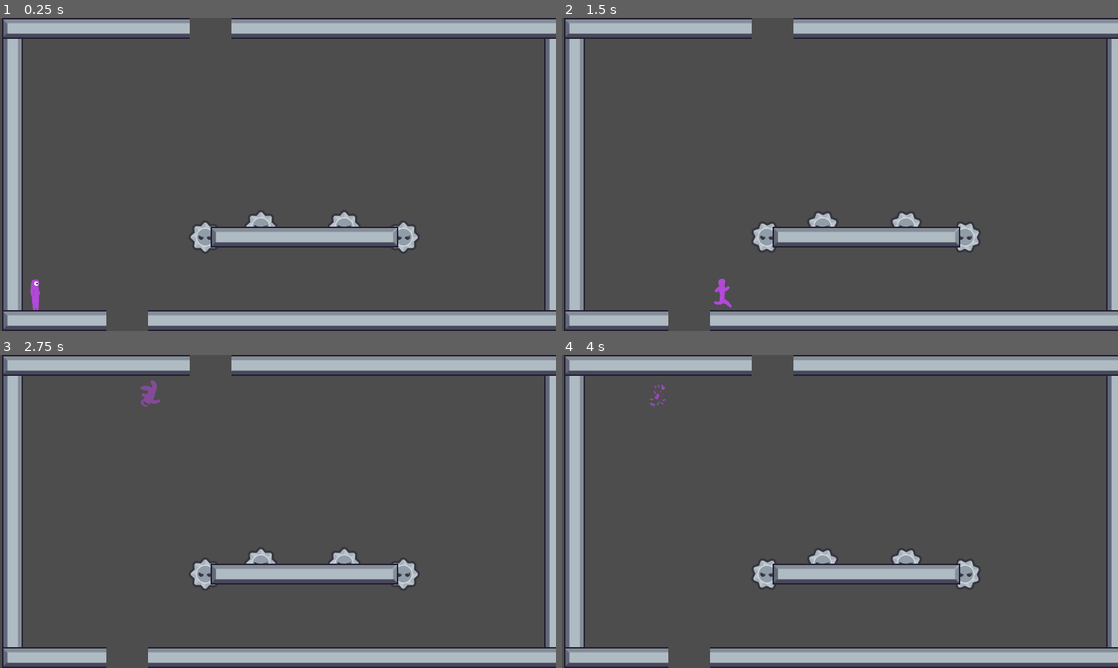
Above: before the commit, frames 1-4 (two rows, left to right).
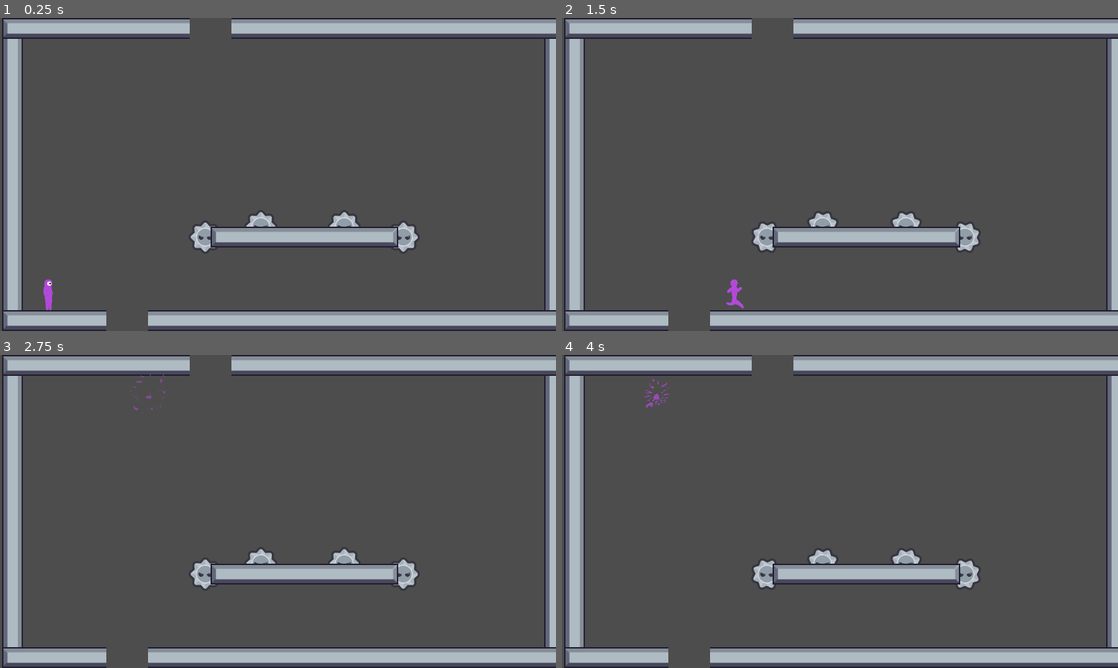
Above: after the commit, the same moments.

Repository: SullKanaeru/space-platform-game
Game: Godot game, scene res://scenes/main.tscn
The game is run twice, just before and just after one commit, with the same random seed, the same clock (stepped at 60 frames per second) and the same inputs.
Inputs:
- Up to frame 1 (0.25 s): no input
- Up to frame 2 (1.5 s): hold D (right) from 0.53 s (still down); tap Space (jump) at 0.6, 0.77, 1.07, 1.35 s
- Up to frame 3 (2.75 s): tap Space (jump) at 1.52, 1.82, 2.1 s; release D (right) at 2.03 s; hold A (left) from 2.03 s (still down)
- Up to frame 4 (4 s): release A (left) at 2.78 s; hold D (right) from 2.78 s (still down); tap Space (jump) at 2.85, 3.02, 3.32, 3.6, 3.77 s

The runs differ from the first frame. In frame 1, 0.3% of the frame differs, in the area x 5-10%, y 83-94%; in frame 2, 0.2%; in frame 3, 0.2%; in frame 4, 0.1%.

Commit message:
Update character's asstes

Diff:
--- a/scenes/player.tscn
+++ b/scenes/player.tscn
@@ -1,47 +1,79 @@
-[gd_scene load_steps=40 format=3 uid="uid://bjlmikrv2rnd2"]
+[gd_scene load_steps=49 format=3 uid="uid://bjlmikrv2rnd2"]
 
 [ext_resource type="Script" uid="uid://e2g28tw7s7wo" path="res://scripts/player.gd" id="1_qlg0r"]
-[ext_resource type="Texture2D" uid="uid://vjvfqcxkb0px" path="res://assets/images/Characters/die/01.png" id="2_cs1tg"]
-[ext_resource type="Texture2D" uid="uid://bp8dg8mprwwdn" path="res://assets/images/Characters/die/02.png" id="3_2dvfe"]
-[ext_resource type="Texture2D" uid="uid://ds81vnjoyarte" path="res://assets/images/Characters/idle/01.png" id="3_a8ls1"]
-[ext_resource type="Texture2D" uid="uid://5uwb3tvkxld0" path="res://assets/images/Characters/die/03.png" id="4_giy8y"]
-[ext_resource type="Texture2D" uid="uid://bflcyce105a7a" path="res://assets/images/Characters/idle/02.png" id="4_qfm1y"]
-[ext_resource type="Texture2D" uid="uid://to7yi31g1sbg" path="res://assets/images/Characters/die/04.png" id="5_fdfoy"]
-[ext_resource type="Texture2D" uid="uid://beljjvaoa7jqn" path="res://assets/images/Characters/idle/03.png" id="5_fulsm"]
-[ext_resource type="Texture2D" uid="uid://dsv1pgco36guo" path="res://assets/images/Characters/idle/04.png" id="6_4r5pv"]
-[ext_resource type="Texture2D" uid="uid://dbogbuwxi4bgf" path="res://assets/images/Characters/die/05.png" id="6_hhpqf"]
-[ext_resource type="Texture2D" uid="uid://cvu4gmpi13ron" path="res://assets/images/Characters/idle/05.png" id="7_60mlk"]
-[ext_resource type="Texture2D" uid="uid://cf5vkit368pjs" path="res://assets/images/Characters/die/06.png" id="7_g5jhy"]
-[ext_resource type="Texture2D" uid="uid://hhbgeo64iokj" path="res://assets/images/Characters/die/07.png" id="8_holxr"]
-[ext_resource type="Texture2D" uid="uid://degfq20dmh8nv" path="res://assets/images/Characters/idle/06.png" id="8_i4ail"]
-[ext_resource type="Texture2D" uid="uid://cjr6sr4niy8pr" path="res://assets/images/Characters/idle/07.png" id="9_a38lo"]
-[ext_resource type="Texture2D" uid="uid://db8ffpln06h32" path="res://assets/images/Characters/die/08.png" id="9_mx1m4"]
-[ext_resource type="Texture2D" uid="uid://bw18q1y3b2dua" path="res://assets/images/Characters/die/09.png" id="10_4gjji"]
-[ext_resource type="Texture2D" uid="uid://dwfwk6ya2o52u" path="res://assets/images/Characters/idle/08.png" id="10_4ni07"]
-[ext_resource type="Texture2D" uid="uid://bokv264jfgdpm" path="res://assets/images/Characters/run/01.png" id="11_l71n6"]
-[ext_resource type="Texture2D" uid="uid://bv2jd1ixfkqym" path="res://assets/images/Characters/die/10.png" id="11_u2ulf"]
-[ext_resource type="Texture2D" uid="uid://gobdtqi037q6" path="res://assets/images/Characters/die/11.png" id="12_6e8lb"]
-[ext_resource type="Texture2D" uid="uid://cq0ks7yj3j81q" path="res://assets/images/Characters/run/02.png" id="12_ke2ow"]
-[ext_resource type="Texture2D" uid="uid://2pthw0x4rd1u" path="res://assets/images/Characters/die/12.png" id="13_2gdjj"]
-[ext_resource type="Texture2D" uid="uid://cbhwtgoqann2c" path="res://assets/images/Characters/die/13.png" id="14_sc3ue"]
-[ext_resource type="Texture2D" uid="uid://baf3vcn5v1we3" path="res://assets/images/Characters/die/14.png" id="15_lxlsd"]
-[ext_resource type="Texture2D" uid="uid://cyke3fb5o5cun" path="res://assets/images/Characters/run/06.png" id="16_dt7fs"]
-[ext_resource type="Texture2D" uid="uid://dkb7exl5mtne" path="res://assets/images/Characters/die/15.png" id="16_ha2mi"]
-[ext_resource type="Texture2D" uid="uid://hwhbdmmak4mw" path="res://assets/images/Characters/die/16.png" id="17_apa73"]
-[ext_resource type="Texture2D" uid="uid://du2j3bujfonrj" path="res://assets/images/Characters/die/17.png" id="18_74r1k"]
-[ext_resource type="Texture2D" uid="uid://b0qu1pr46j8qm" path="res://assets/images/Characters/die/18.png" id="19_8svfe"]
-[ext_resource type="Texture2D" uid="uid://bwahylildxtoj" path="res://assets/images/Characters/die/19.png" id="20_2a3c5"]
-[ext_resource type="Texture2D" uid="uid://cn84efauubbyd" path="res://assets/images/Characters/die/20.png" id="21_42b1b"]
-[ext_resource type="Texture2D" uid="uid://ubivmpcpvatl" path="res://assets/images/Characters/die/21.png" id="22_h7ic4"]
-[ext_resource type="Texture2D" uid="uid://c1nfbfg4y02c7" path="res://assets/images/Characters/die/22.png" id="23_au7lq"]
-[ext_resource type="Texture2D" uid="uid://b8gyxxxm8rd8l" path="res://assets/images/Characters/die/23.png" id="24_nubpm"]
-[ext_resource type="Texture2D" uid="uid://btmbstmfllvmm" path="res://assets/images/Characters/die/24.png" id="25_ua5cf"]
+[ext_resource type="Texture2D" uid="uid://dxdymgyk1vh0" path="res://assets/images/Characters/die/01.png" id="2_cs1tg"]
+[ext_resource type="Texture2D" uid="uid://chwagxwoyfb2q" path="res://assets/images/Characters/damaged/01.png" id="2_holxr"]
+[ext_resource type="Texture2D" uid="uid://bmu4webkpuv8o" path="res://assets/images/Characters/die/02.png" id="3_2dvfe"]
+[ext_resource type="Texture2D" uid="uid://dx7fkngprr0s4" path="res://assets/images/Characters/idle/01.png" id="3_a8ls1"]
+[ext_resource type="Texture2D" uid="uid://qyluub35ygt6" path="res://assets/images/Characters/damaged/02.png" id="3_mx1m4"]
+[ext_resource type="Texture2D" uid="uid://627a0xxt0rbu" path="res://assets/images/Characters/damaged/03.png" id="4_4gjji"]
+[ext_resource type="Texture2D" uid="uid://cj376pjhdlv5g" path="res://assets/images/Characters/die/03.png" id="4_giy8y"]
+[ext_resource type="Texture2D" uid="uid://fxas5k8n047s" path="res://assets/images/Characters/idle/02.png" id="4_qfm1y"]
+[ext_resource type="Texture2D" uid="uid://csgopqs1v8lvu" path="res://assets/images/Characters/die/04.png" id="5_fdfoy"]
+[ext_resource type="Texture2D" uid="uid://cmutjowmaq8et" path="res://assets/images/Characters/idle/03.png" id="5_fulsm"]
+[ext_resource type="Texture2D" uid="uid://x70wuuxigniq" path="res://assets/images/Characters/damaged/04.png" id="5_u2ulf"]
+[ext_resource type="Texture2D" uid="uid://c103i8v4pxh64" path="res://assets/images/Characters/idle/04.png" id="6_4r5pv"]
+[ext_resource type="Texture2D" uid="uid://cj8o6drlfujhb" path="res://assets/images/Characters/damaged/05.png" id="6_6e8lb"]
+[ext_resource type="Texture2D" uid="uid://ckdvsi7m5tcq" path="res://assets/images/Characters/die/05.png" id="6_hhpqf"]
+[ext_resource type="Texture2D" uid="uid://bs7ino3tb4tor" path="res://assets/images/Characters/damaged/06.png" id="7_2gdjj"]
+[ext_resource type="Texture2D" uid="uid://dmiblaf5ks2db" path="res://assets/images/Characters/idle/05.png" id="7_60mlk"]
+[ext_resource type="Texture2D" uid="uid://8xyr0vxmapij" path="res://assets/images/Characters/die/06.png" id="7_g5jhy"]
+[ext_resource type="Texture2D" uid="uid://mvvvq4typm6g" path="res://assets/images/Characters/die/07.png" id="8_holxr"]
+[ext_resource type="Texture2D" uid="uid://bdmgt1yf5i2gn" path="res://assets/images/Characters/idle/06.png" id="8_i4ail"]
+[ext_resource type="Texture2D" uid="uid://by4kq2kovo7ne" path="res://assets/images/Characters/idle/07.png" id="9_a38lo"]
+[ext_resource type="Texture2D" uid="uid://q85mpau0n03w" path="res://assets/images/Characters/die/08.png" id="9_mx1m4"]
+[ext_resource type="Texture2D" uid="uid://b4q1n7cldrw7w" path="res://assets/images/Characters/die/09.png" id="10_4gjji"]
+[ext_resource type="Texture2D" uid="uid://bh48ltbekk1m1" path="res://assets/images/Characters/idle/08.png" id="10_4ni07"]
+[ext_resource type="Texture2D" uid="uid://dmsouad861lfa" path="res://assets/images/Characters/run/01.png" id="11_l71n6"]
+[ext_resource type="Texture2D" uid="uid://b85cymn28jwu5" path="res://assets/images/Characters/die/10.png" id="11_u2ulf"]
+[ext_resource type="Texture2D" uid="uid://d0ci3ym5numqu" path="res://assets/images/Characters/die/11.png" id="12_6e8lb"]
+[ext_resource type="Texture2D" uid="uid://bbkp73oi4t77q" path="res://assets/images/Characters/run/02.png" id="12_ke2ow"]
+[ext_resource type="Texture2D" uid="uid://bry70a7vx1kpe" path="res://assets/images/Characters/die/12.png" id="13_2gdjj"]
+[ext_resource type="Texture2D" uid="uid://d3p8nm84qoos8" path="res://assets/images/Characters/die/13.png" id="14_sc3ue"]
+[ext_resource type="Texture2D" uid="uid://coahcgsatrkwq" path="res://assets/images/Characters/die/14.png" id="15_lxlsd"]
+[ext_resource type="Texture2D" uid="uid://ce057skf0kbwa" path="res://assets/images/Characters/run/06.png" id="16_dt7fs"]
+[ext_resource type="Texture2D" uid="uid://c2cvx7fnft7pm" path="res://assets/images/Characters/die/15.png" id="16_ha2mi"]
+[ext_resource type="Texture2D" uid="uid://diol6d0l7wifp" path="res://assets/images/Characters/die/16.png" id="17_apa73"]
+[ext_resource type="Texture2D" uid="uid://1l4jhnfbtxlp" path="res://assets/images/Characters/die/17.png" id="18_74r1k"]
+[ext_resource type="Texture2D" uid="uid://mnifsy0af2h6" path="res://assets/images/Characters/die/18.png" id="19_8svfe"]
+[ext_resource type="Texture2D" uid="uid://cp65qsinxyb0x" path="res://assets/images/Characters/die/19.png" id="20_2a3c5"]
+[ext_resource type="Texture2D" uid="uid://cbq5dl5dmn73e" path="res://assets/images/Characters/die/20.png" id="21_42b1b"]
+[ext_resource type="Texture2D" uid="uid://emuaw6h00qu3" path="res://assets/images/Characters/die/21.png" id="22_h7ic4"]
+[ext_resource type="Texture2D" uid="uid://hw678hcdkljo" path="res://assets/images/Characters/die/22.png" id="23_au7lq"]
+[ext_resource type="Texture2D" uid="uid://do2q74nay66tr" path="res://assets/images/Characters/die/23.png" id="24_nubpm"]
+[ext_resource type="Texture2D" uid="uid://clae72jgkw2qj" path="res://assets/images/Characters/die/24.png" id="25_ua5cf"]
 [ext_resource type="Texture2D" uid="uid://csbc3hsnr6mu6" path="res://assets/images/Characters/jump/01.png" id="34_51ujp"]
+[ext_resource type="Texture2D" uid="uid://ch6uqsgd1eyvf" path="res://assets/images/Characters/run/03.png" id="37_cs1tg"]
+[ext_resource type="Texture2D" uid="uid://dvrsjkglx0y35" path="res://assets/images/Characters/run/04.png" id="38_2dvfe"]
+[ext_resource type="Texture2D" uid="uid://cn5fiqctdgqeb" path="res://assets/images/Characters/run/05.png" id="39_giy8y"]
 
 [sub_resource type="SpriteFrames" id="SpriteFrames_t4otl"]
 animations = [{
 "frames": [{
 "duration": 1.0,
+"texture": ExtResource("2_holxr")
+}, {
+"duration": 1.0,
+"texture": ExtResource("3_mx1m4")
+}, {
+"duration": 1.0,
+"texture": ExtResource("4_4gjji")
+}, {
+"duration": 1.0,
+"texture": ExtResource("5_u2ulf")
+}, {
+"duration": 1.0,
+"texture": ExtResource("6_6e8lb")
+}, {
+"duration": 1.0,
+"texture": ExtResource("7_2gdjj")
+}],
+"loop": true,
+"name": &"damaged",
+"speed": 5.0
+}, {
+"frames": [{
+"duration": 1.0,
 "texture": ExtResource("2_cs1tg")
 }, {
 "duration": 1.0,
@@ -160,6 +192,15 @@
 }, {
 "duration": 1.0,
 "texture": ExtResource("12_ke2ow")
+}, {
+"duration": 1.0,
+"texture": ExtResource("37_cs1tg")
+}, {
+"duration": 1.0,
+"texture": ExtResource("38_2dvfe")
+}, {
+"duration": 1.0,
+"texture": ExtResource("39_giy8y")
 }, {
 "duration": 1.0,
 "texture": ExtResource("16_dt7fs")
@@ -181,8 +222,10 @@
 position = Vector2(0, 20)
 scale = Vector2(1, 0.9747024)
 sprite_frames = SubResource("SpriteFrames_t4otl")
-animation = &"jump"
+animation = &"damaged"
 autoplay = "idle"
+frame_progress = 0.28084126
+speed_scale = 10.0
 
 [node name="CollisionShape2D" type="CollisionShape2D" parent="."]
 position = Vector2(0, 10)
Binary file added: assets/images/Characters/damaged/01.png
Not shown, added: assets/images/Characters/damaged/01.png.import
Binary file added: assets/images/Characters/damaged/02.png
Not shown, added: assets/images/Characters/damaged/02.png.import
Binary file added: assets/images/Characters/damaged/03.png
Not shown, added: assets/images/Characters/damaged/03.png.import
Binary file added: assets/images/Characters/damaged/04.png
Not shown, added: assets/images/Characters/damaged/04.png.import
Binary file added: assets/images/Characters/damaged/05.png
Not shown, added: assets/images/Characters/damaged/05.png.import
Binary file added: assets/images/Characters/damaged/06.png
Not shown, added: assets/images/Characters/damaged/06.png.import
(and 77 more such lines)
